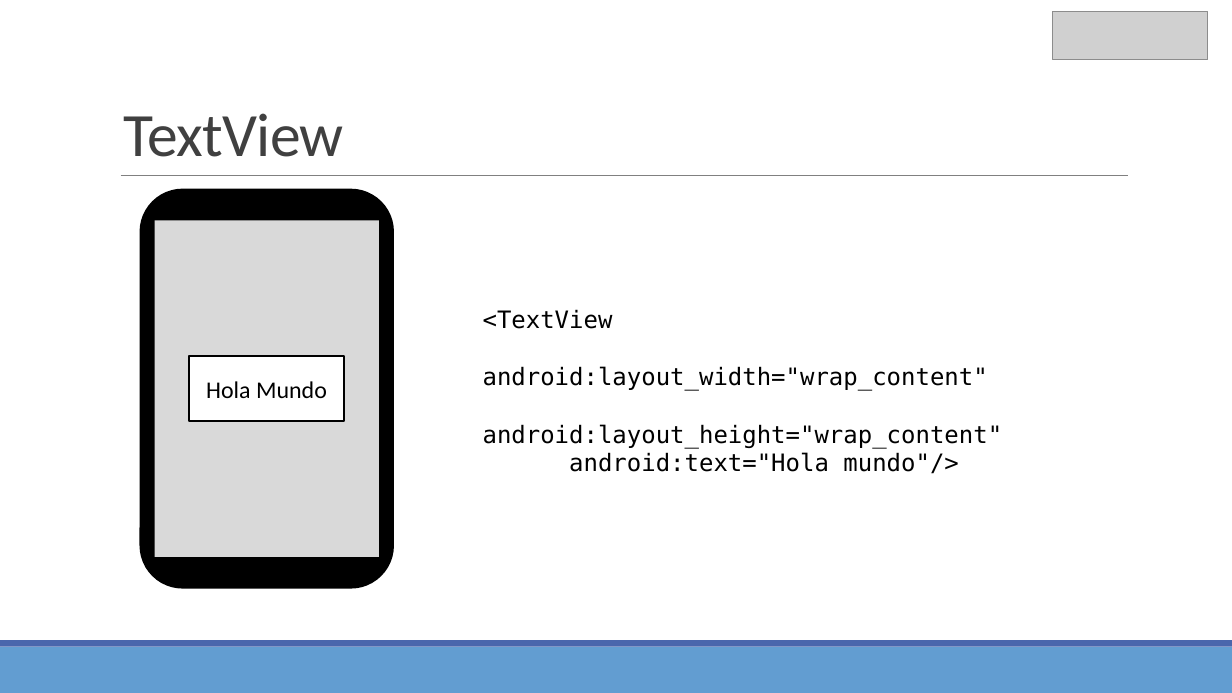
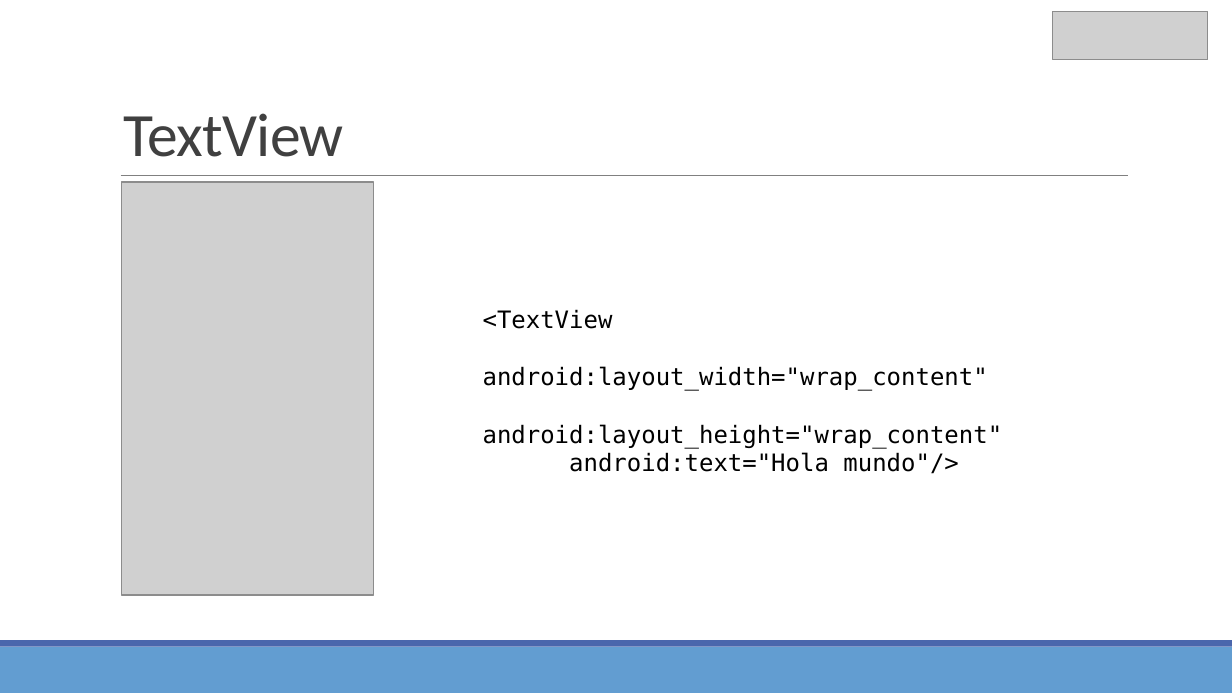
Before and after one commit to Domiciano/AppMoviles191, a slide deck: slide 34 of Clase 1/Clase 1.pptx. Drawn at 1232x693 pixels with LibreOffice and Linux fonts; fonts in the diff are those of the drawing; grey boxes stand for pictures. Boxes give left, top, right and bottom in pixels: in the first picture for what was removed or moved away, otherwise in the second. Text is boxed around its words. In the diff, an @@ line names an element or a change of style, - is before the commit and + after.

```diff
--- a/Clase 1/Clase 1.pptx
+++ b/Clase 1/Clase 1.pptx
@@ picture added at [121,182,373,595] @@
@@ rounded rectangle removed at [140,190,393,588] @@
@@ rectangle removed at [154,221,378,557] @@
@@ rectangle removed at [190,356,345,421] @@
-Hola Mundo
```
Also in this commit, not shown: 5 other slides changed, 3 other files.
